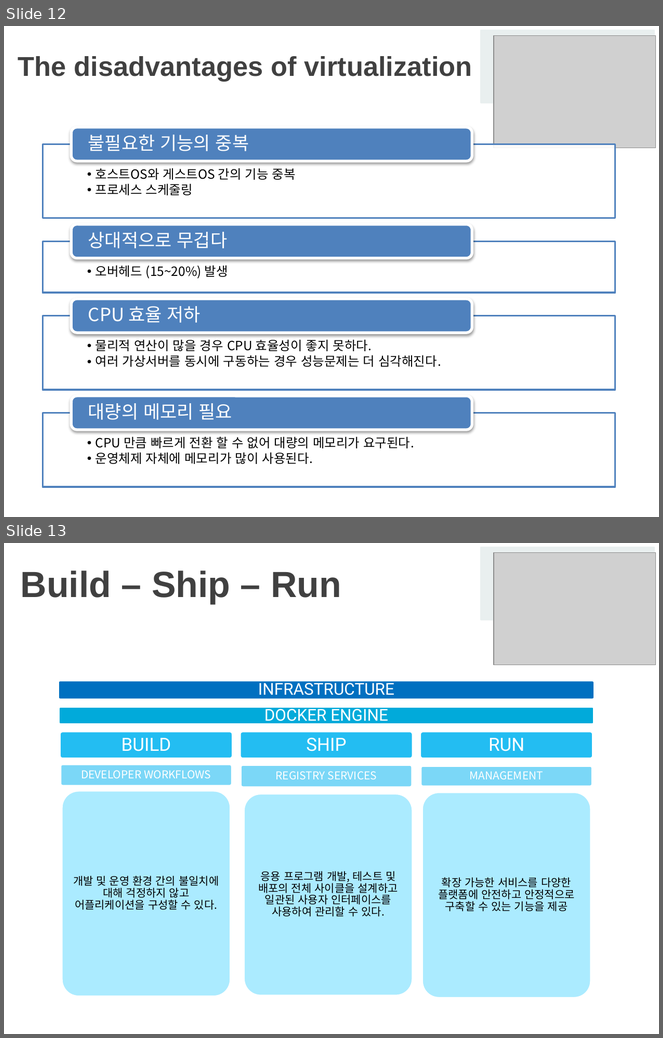
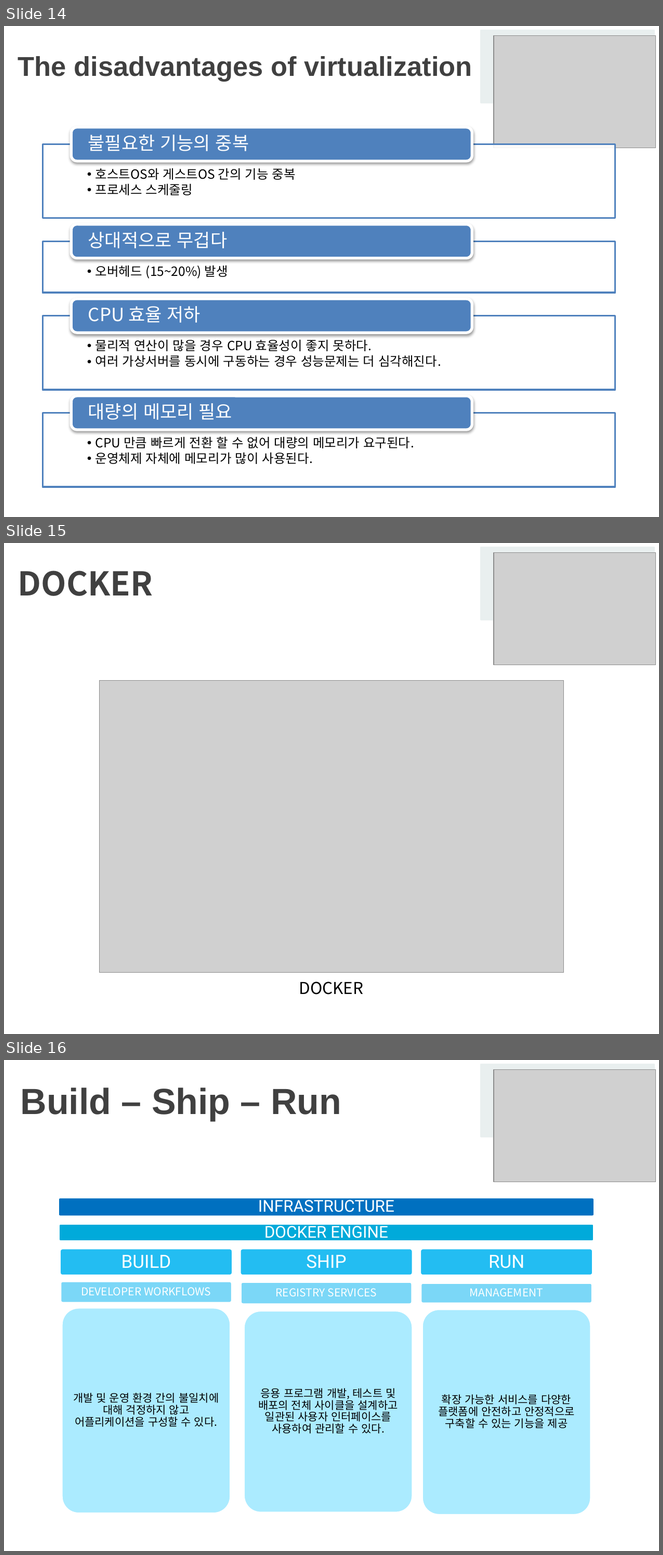
Before and after one commit to SSU-ALOE/IT_Trend_Conference, a slide deck: pandog_docker[4.26].pptx. Shown one above the other, each under a label of ours: slides 12 and 13 before the commit, slides 14, 15 and 16 after it. The pictures are 663x1038 and 663x1555 pixels, drawn with LibreOffice and Linux fonts; fonts in the diff are those of the drawing; grey boxes stand for pictures; background and template pictures are left out. Boxes give left, top, right and bottom in pixels: in the first picture for what was removed or moved away, otherwise in the second. Text is boxed around its words. In the diff, an @@ line names an element or a change of style, - is before the commit and + after.

```diff
--- a/pandog_docker[4.26].pptx
+++ b/pandog_docker[4.26].pptx
@@ slide 15 added at [4, 543, 659, 1034], background picture (left out) @@
@@ rectangle added at [481, 548, 654, 619], fill #E9EFEF, outline #E9EFEF 2 pt @@
@@ picture added at [494, 553, 656, 665] @@
@@ title added at [18, 571, 153, 596], 36 pt, text #404040, bold @@
+DOCKER
@@ rectangle added at [481, 621, 654, 693], fill #FFFFFF, outline #FFFFFF 2 pt @@
@@ picture added at [100, 681, 564, 974] @@
@@ text added at [299, 982, 363, 995], 18 pt, text #000000 @@
+DOCKER
@@ what was slide 12 is now slide 14 @@
@@ what was slide 13 is now slide 16 @@
```
Also in this commit, not shown: 9 slides changed, 8 other slides added.
